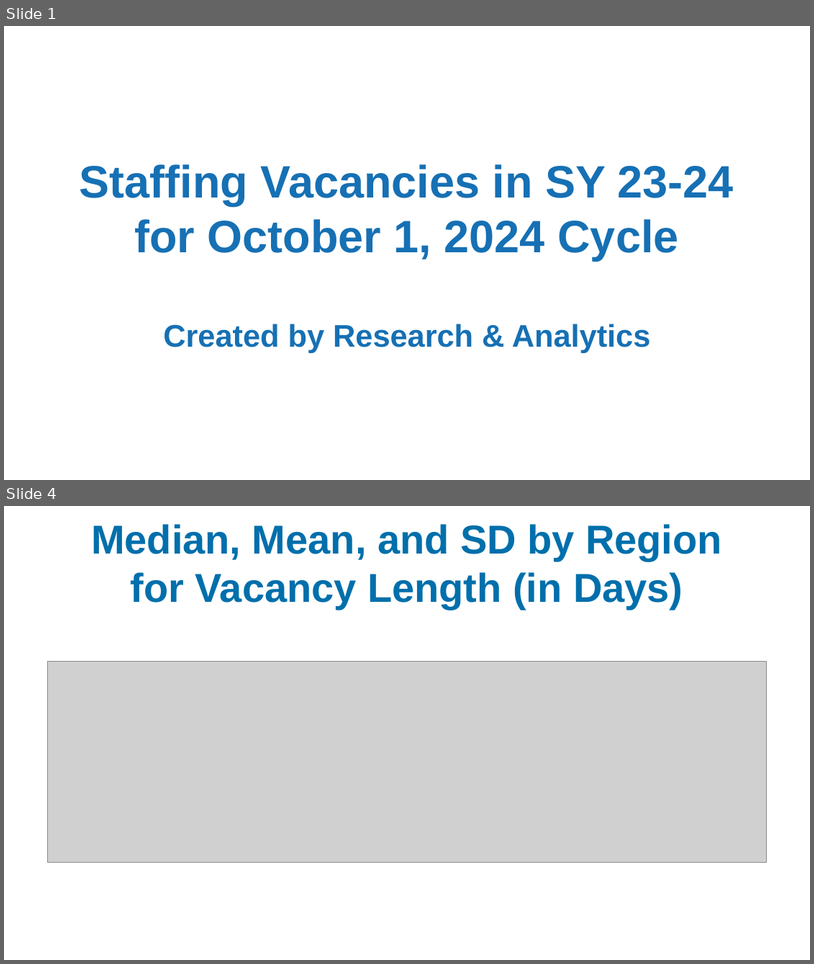
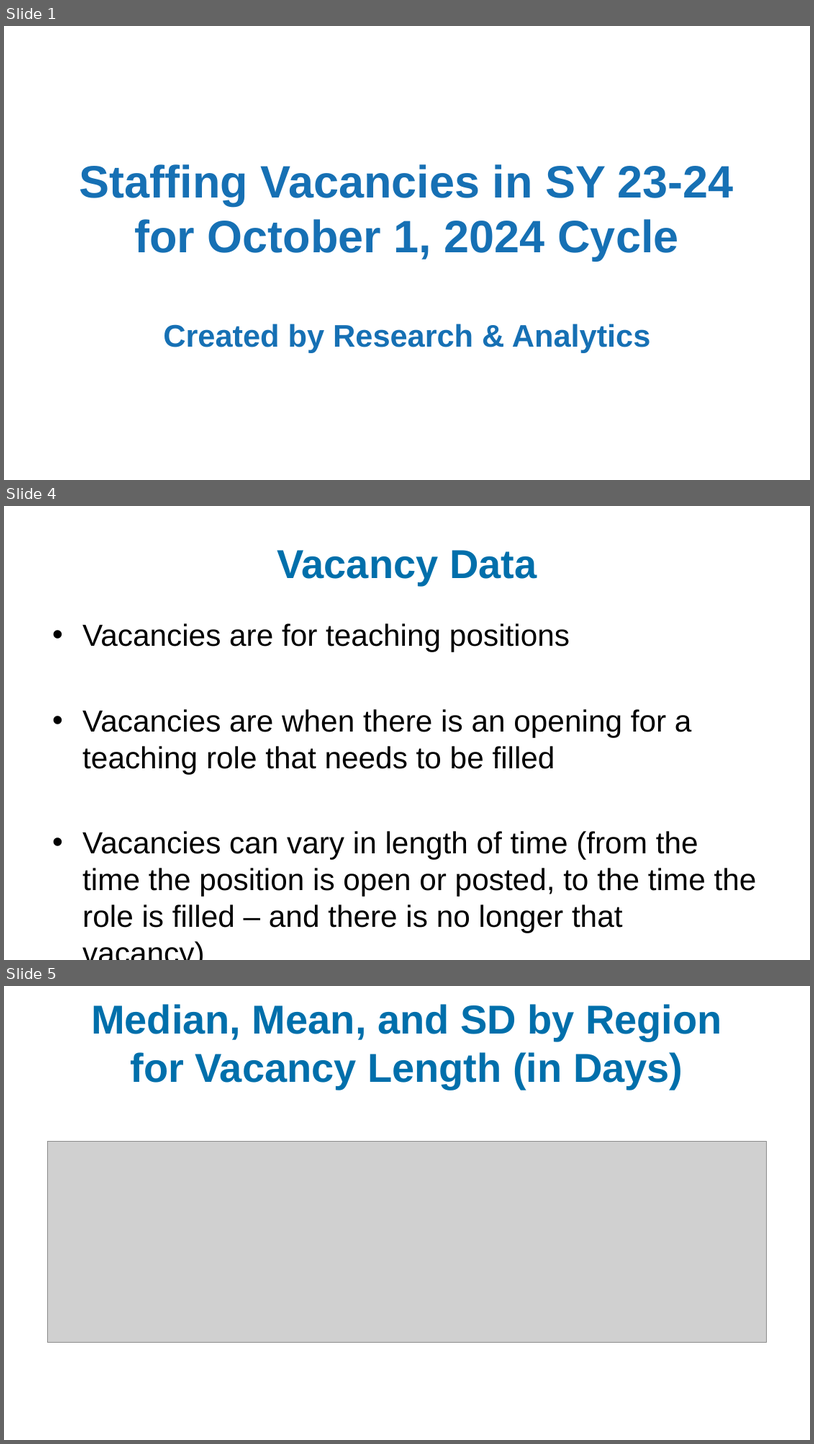
Before and after one commit to idea-analytics/Staffing_Trends_Performance_Vacancies, a slide deck: graphs/Staffing_Part1_23-24_preliminary_report.pptx. Shown one above the other, each under a label of ours: slides 1 and 4 before the commit, slides 1, 4 and 5 after it; the slides between them are not shown. The pictures are 814x964 and 814x1444 pixels, drawn with LibreOffice and Linux fonts; fonts in the diff are those of the drawing; grey boxes stand for pictures; background and template pictures are left out. Boxes give left, top, right and bottom in pixels: in the first picture for what was removed or moved away, otherwise in the second. Text is boxed around its words. In the diff, an @@ line names an element or a change of style, - is before the commit and + after.

```diff
--- a/graphs/Staffing_Part1_23-24_preliminary_report.pptx
+++ b/graphs/Staffing_Part1_23-24_preliminary_report.pptx
@@ slide 4 added at box(4, 506, 810, 960), background picture (left out) @@
@@ title added at box(277, 550, 537, 584), 36 pt, text #006FAB, bold @@
+Vacancy Data
@@ text added at box(82, 623, 757, 932), 27.2 pt, text #000000 @@
+• Vacancies are for teaching positions
+• Vacancies are when there is an opening for a teaching role that needs to be filled
+• Vacancies can vary in length of time (from the time the position is open or posted, to the time the role is filled – and there is no longer that vacancy).
@@ what was slide 4 is now slide 5 @@
```
Also in this commit, not shown: 4 slides changed, 13 other slides added, 1 slide removed, 2 other files.
